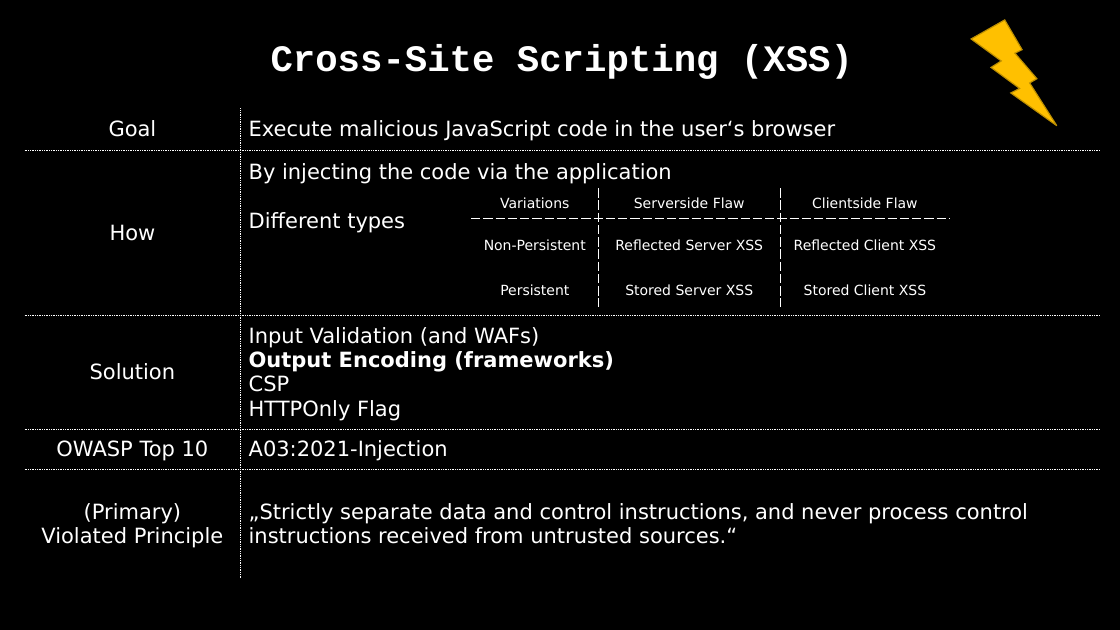
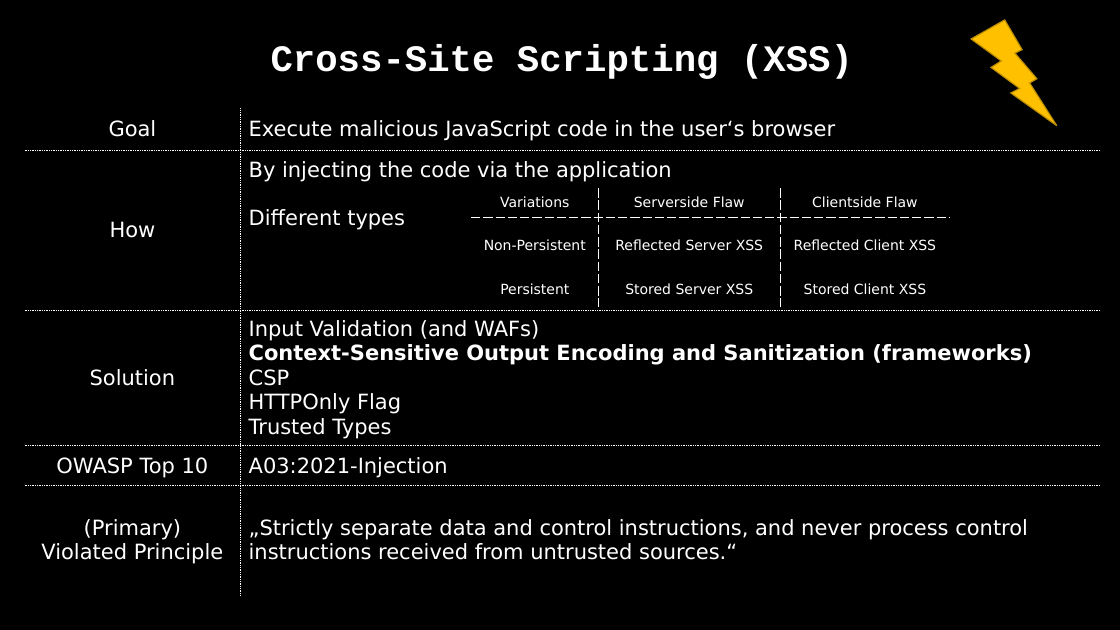
Before and after one commit to dschwarz91/websec-lecture, a slide deck: slide 17 of slides/X_Revision_Day_3.pptx (slide 31 before the commit). Drawn at 1120x630 pixels with LibreOffice and Linux fonts; fonts in the diff are those of the drawing. Boxes give left, top, right and bottom in pixels: in the first picture for what was removed or moved away, otherwise in the second. Text is boxed around its words. In the diff, an @@ line names an element or a change of style, - is before the commit and + after.

Commit message:
added trusted types to revision slides.

```diff
--- a/slides/X_Revision_Day_3.pptx
+++ b/slides/X_Revision_Day_3.pptx
@@ table at [24,34,1100,604] @@
-row 4, column 2: Input Validation (and WAFs) / Output Encoding (frameworks) / CSP / HTTPOnly Flag
+row 4, column 2: Input Validation (and WAFs) / Context-Sensitive Output Encoding and Sanitization (frameworks) / CSP / HTTPOnly Flag / Trusted Types
```
Also in this commit, not shown: 14 slides removed.
